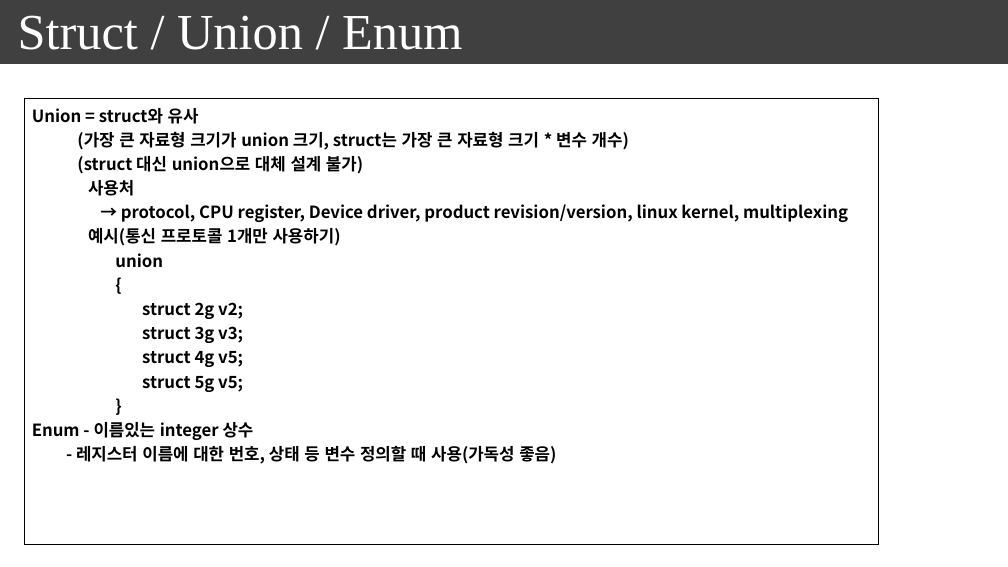
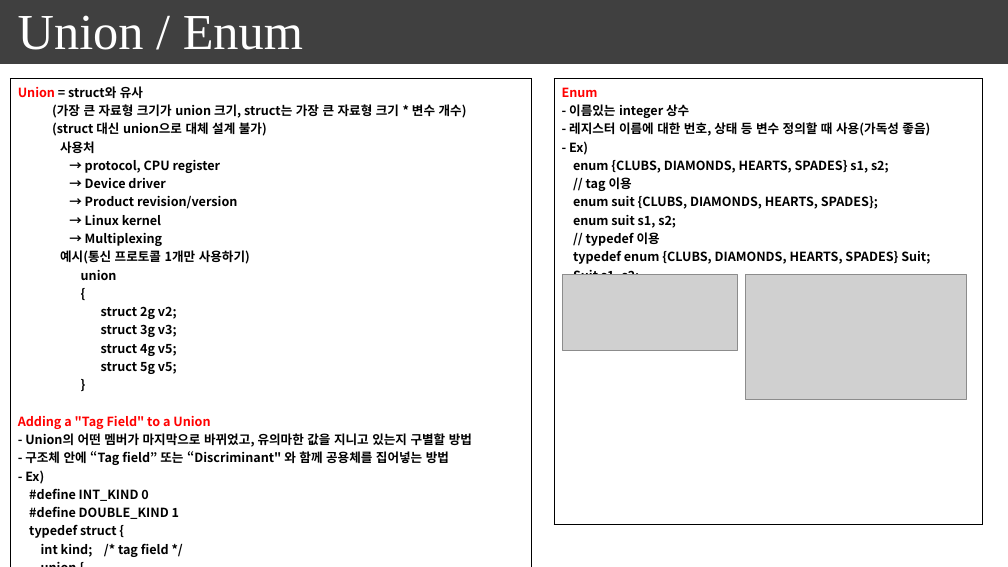
Before and after one commit to seonghokim/Study, a slide deck: slide 9 of everything in c.pptx (slide 7 before the commit). Drawn at 1008x567 pixels with LibreOffice and Linux fonts; fonts in the diff are those of the drawing; grey boxes stand for pictures. Boxes give left, top, right and bottom in pixels: in the first picture for what was removed or moved away, otherwise in the second. Text is boxed around its words. In the diff, an @@ line names an element or a change of style, - is before the commit and + after.

```diff
--- a/everything in c.pptx
+++ b/everything in c.pptx
@@ text at (18, 15, 303, 50): text changed @@
-Struct / Union / Enum
+Union / Enum
@@ table at (11, 79, 532, 561) @@
@@ row 1, column 1: "Union = struct와 유사 / (가장 큰 자료형 크기가 union 크기, struct는 가장 큰 자료형 크기 * 변수 개수) / (struct 대신 union으로 대체 설계 불가) / 사용처 / → protocol, CPU register, Device driver, product revision/version, linux kernel, multiplexing / 예시(통신 프로토콜 1개만 사용하기) / union / { / struct 2g v2; / struct 3g v3; / struct 4g v5; / struct 5g v5; / } / Enum - 이름있는 integer 상수 / - 레지스터 이름에 대한 번호, 상태 등 변수 정의할 때 사용(가독성 좋음)" to "Union = struct와 유사 / (가장 큰 자료형 크기가 union 크기, struct는 가장 큰 자료형 크기 * 변수 개수) / (struct 대신 union으로 대체 설계 불가) / 사용처 / → protocol, CPU register / → Device driver / → Product revision/version / → Linux kernel / → Multiplexing / 예시(통신 프로토콜 1개만 사용하기) / union / { / struct 2g v2; / struct 3g v3; / struct 4g v5; / struct 5g v5; / } / Adding a "Tag Field" to a Union / - Union의 어떤 멤버가 마지막으로 바뀌었고, 유의마한 값을 지니고 있는지 구별할 방법 / - 구조체 안에 “Tag field” 또는 “Discriminant" 와 함께 공용체를 집어넣는 방법 / - Ex) / #define INT_KIND 0 / #define DOUBLE_KIND 1 / typedef struct { / int kind; /* tag field */ / union { / int i; / double d; / } u; / } Number;" @@
@@ table: place and size @@
-table at (24, 99, 879, 545)
+table at (11, 79, 532, 561)
@@ table added at (554, 79, 983, 525), 1 rows, 1 columns @@
+Enum / - 이름있는 integer 상수 / - 레지스터 이름에 대한 번호, 상태 등 변수 정의할 때 사용(가독성 좋음) / - Ex) / enum {CLUBS, DIAMONDS, HEARTS, SPADES} s1, s2; / // tag 이용 / enum suit {CLUBS, DIAMONDS, HEARTS, SPADES}; / enum suit s1, s2; / // typedef 이용 / typedef enum {CLUBS, DIAMONDS, HEARTS, SPADES} Suit; / Suit s1, s2;
@@ picture added at (563, 274, 737, 350) @@
@@ picture added at (746, 274, 966, 399) @@
```
Also in this commit, not shown: 2 other slides changed, 2 slides added.
